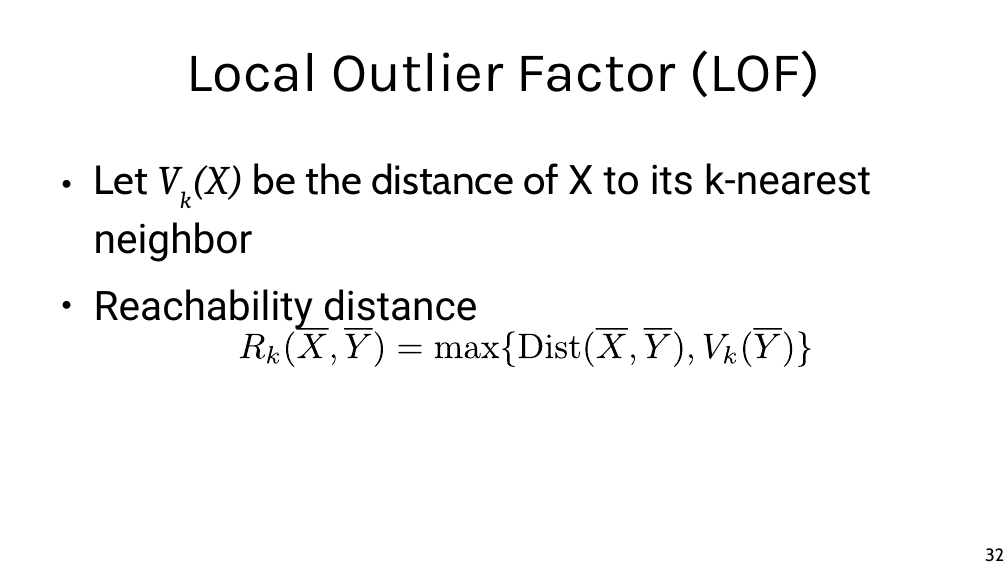
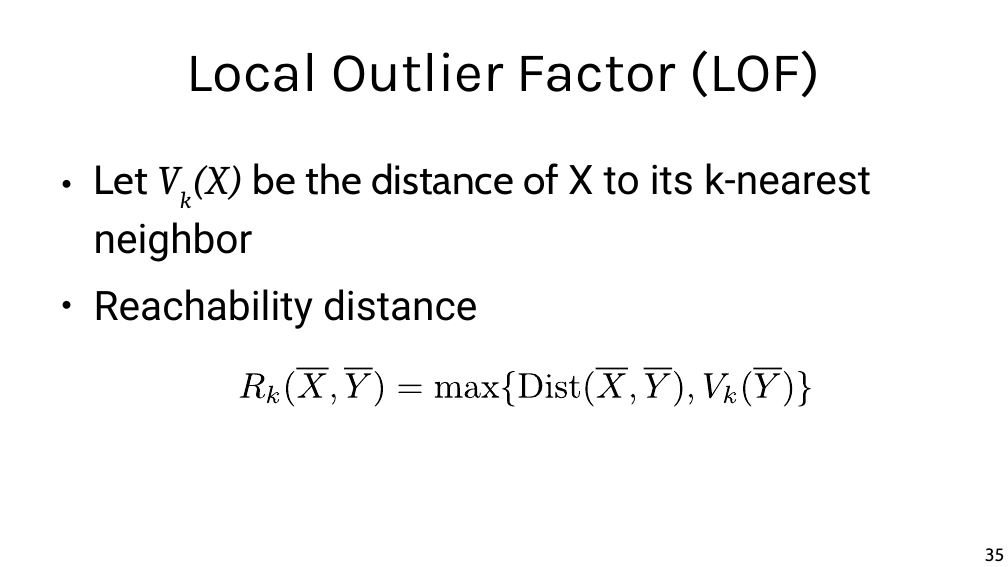
Before and after one commit to chatox/data-mining-course, a slide deck: slide 35 of theory/odp/tt21_outliers_isolation.odp (slide 32 before the commit). Drawn at 1008x567 pixels with LibreOffice and Linux fonts; fonts in the diff are those of the drawing. Boxes give left, top, right and bottom in pixels: in the first picture for what was removed or moved away, otherwise in the second. Text is boxed around its words. In the diff, an @@ line names an element or a change of style, - is before the commit and + after.

Commit message:
Outliers ready

```diff
--- a/theory/odp/tt21_outliers_isolation.odp
+++ b/theory/odp/tt21_outliers_isolation.odp
@@ 33 freeform shapes: place and size @@
-33 freeform shapes at (240,328,811,368)
+33 freeform shapes at (240,368,811,407)
@@ page number at (985,548,1004,562): text changed @@
-32
+35
```
Also in this commit, not shown: 16 other slides changed, 1 slide added, 1 slide removed, 7 other files.
